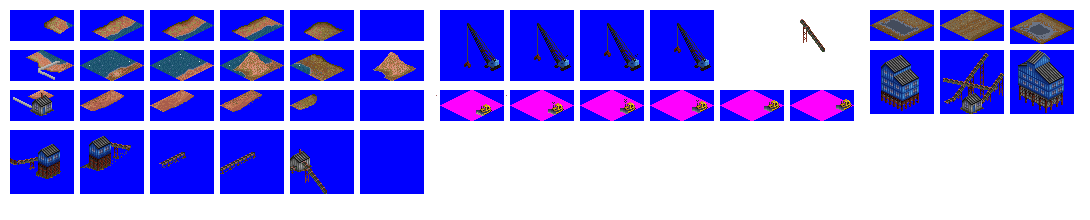
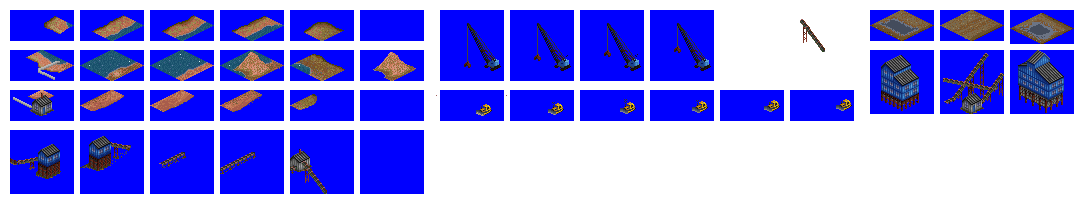
Revision of a layered 1090 x 220 image; what changed, layer by layer:
renamed "dozer alignment proxy" to "dozer alignment proxy copy", hid it, painted on it over (440, 90, 854, 121)
painted on "blue_bg" over (440, 90, 854, 121)
